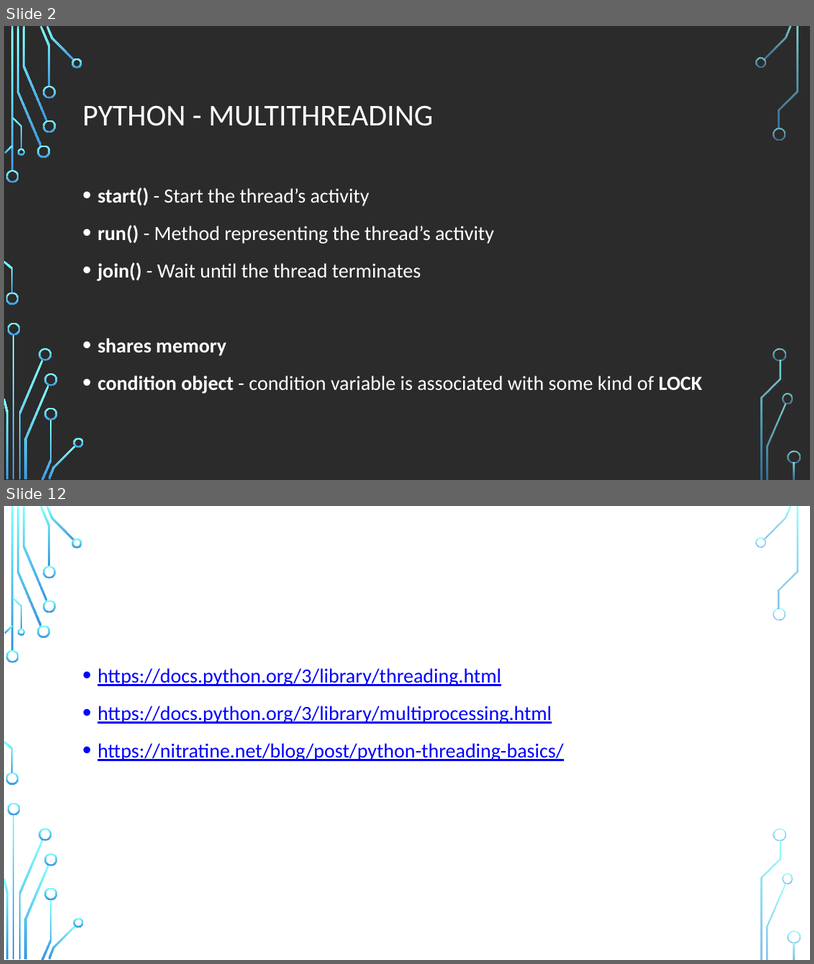
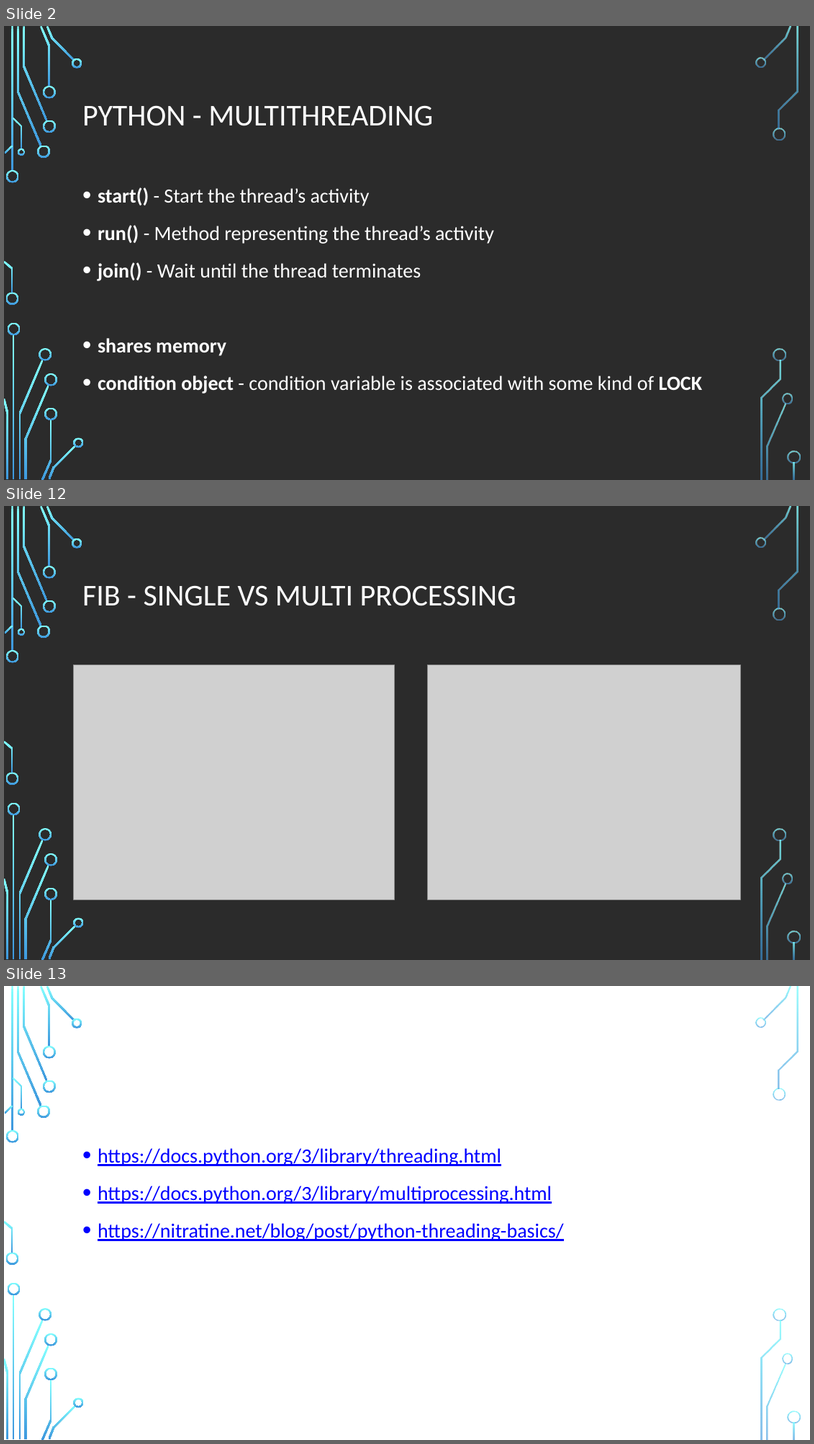
Before and after one commit to miro1091/python, a slide deck: python.pptx. Shown one above the other, each under a label of ours: slides 2 and 12 before the commit, slides 2, 12 and 13 after it; the slides between them are not shown. The pictures are 814x964 and 814x1444 pixels, drawn with LibreOffice and Linux fonts; fonts in the diff are those of the drawing; grey boxes stand for pictures; background and template pictures are left out; a plain dark background stands for a picture behind light text. Boxes give left, top, right and bottom in pixels: in the first picture for what was removed or moved away, otherwise in the second. Text is boxed around its words. In the diff, an @@ line names an element or a change of style, - is before the commit and + after.

```diff
--- a/python.pptx
+++ b/python.pptx
@@ slide 12 added at (4,506,810,960), background picture (left out); not listed: 36 template elements that a slide beside it also shows @@
@@ title added at (82,585,517,606), 36 pt, text #FFFFFF @@
+FIB - SINGLE VS MULTI PROCESSING
@@ picture added at (74,665,395,899) @@
@@ picture added at (427,665,741,899) @@
@@ what was slide 12 is now slide 13 @@
```
Also in this commit, not shown: 9 slides changed, 1 other slide added, 1 slide removed, 2 other files.
